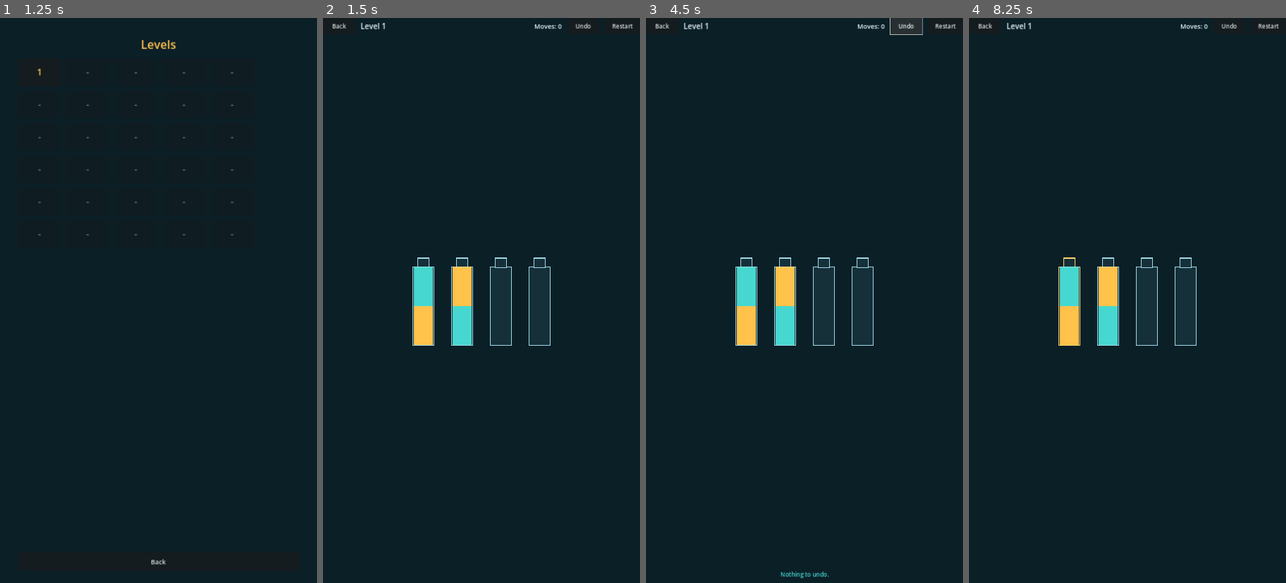
Above: before the commit, frames 1-4 (left to right).
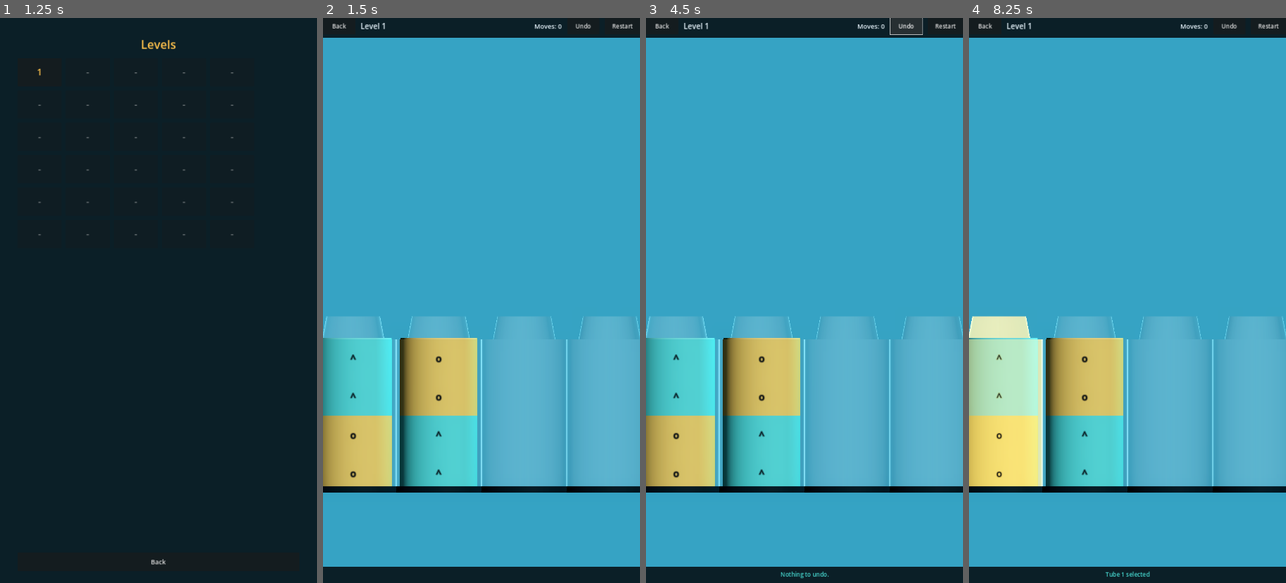
Above: after the commit, the same moments.

Repository: kieronpeters/sort-master
Game: Godot game, scene res://scenes/main.tscn
Two runs of this game, one before a commit and one after it. Both use one fixed random seed, a clock stepped at 60 frames per second and the inputs below.
Inputs (mouse positions are in pixels of both pictures, inside the frame that each line leads up to):
- Up to frame 1 (1.25 s): click "Levels" at 0.5 s
- Up to frame 2 (1.5 s): click "1" at 1.25 s
- Up to frame 3 (4.5 s): click "Restart" at 2 s; click "Restart" at 2.75 s; click "Restart" at 3.5 s; click "Undo" at 4.25 s
- Up to frame 4 (8.25 s): click "Undo" at 5 s; click "Undo" at 5.75 s; click "Back" at 6.5 s; click "Play" at 7.25 s; tap Enter at 8 s; move the mouse to (1070, 300) at 8.02 s; click (1070, 300) at 8.17 s

Frame 1 is identical in both runs. In frame 2, 92% of the frame differs, in the area x 0-100%, y 3-98%; in frame 3, 92%; in frame 4, 93%, in the area x 0-100%, y 3-99%.

Commit message:
feat: 3D vessel board integrated into gameplay behind the 2D HUD

Diff:
--- /dev/null
+++ b/godot/scripts/presentation/board_3d.gd
@@ -0,0 +1,80 @@
+extends Node3D
+
+## 3D board rendered into a SubViewport behind the existing 2D HUD.
+## Rendering only: it holds no puzzle state, it is given a snapshot to draw.
+
+const VesselBuilderScript = preload("res://scripts/presentation/vessel_builder.gd")
+
+# Design space shared with the 2D hit overlay (see main.gd)
+const DESIGN_W := 1080.0
+const DESIGN_H := 900.0
+const VESSEL_PX_W := 132.0
+const GAP_PX := 14.0
+const PX_PER_UNIT := 870.0
+
+var camera: Camera3D
+var _vessels: Node3D
+
+func _ready() -> void:
+	var env := Environment.new()
+	env.background_mode = Environment.BG_COLOR
+	env.background_color = Color("#0B1F27")
+	env.ambient_light_source = Environment.AMBIENT_SOURCE_COLOR
+	env.ambient_light_color = Color("#2E5563")
+	env.ambient_light_energy = 0.16
+	env.glow_enabled = true
+	env.glow_intensity = 0.45
+	env.glow_bloom = 0.10
+	env.glow_hdr_threshold = 1.1
+	env.tonemap_mode = Environment.TONE_MAPPER_FILMIC
+	var world := WorldEnvironment.new()
+	world.environment = env
+	add_child(world)
+
+	var key := DirectionalLight3D.new()
+	key.rotation_degrees = Vector3(-40, 24, 0)
+	key.light_energy = 0.85
+	key.light_color = Color("#EAF7FF")
+	key.shadow_enabled = false
+	add_child(key)
+
+	var rim := OmniLight3D.new()
+	rim.position = Vector3(0.6, 0.7, -0.5)
+	rim.light_energy = 2.0
+	rim.light_color = Color("#7FE9FF")
+	rim.omni_range = 3.0
+	add_child(rim)
+
+	camera = Camera3D.new()
+	camera.projection = Camera3D.PROJECTION_ORTHOGONAL
+	camera.size = DESIGN_H / PX_PER_UNIT
+	camera.position = Vector3(0, 0, 2.0)
+	camera.near = 0.05
+	camera.far = 10.0
+	add_child(camera)
+	camera.current = true
+
+	_vessels = Node3D.new()
+	add_child(_vessels)
+
+## Rebuilds every vessel from a board snapshot.
+func set_board(tubes: Array, capacity: int, selected: int) -> void:
+	if _vessels == null:
+		return
+	for child in _vessels.get_children():
+		child.queue_free()
+
+	var n := tubes.size()
+	if n == 0:
+		return
+	var total_w := n * VESSEL_PX_W + (n - 1) * GAP_PX
+	var start_x := (DESIGN_W - total_w) * 0.5
+	var baseline_y := DESIGN_H * 0.86
+
+	for i in n:
+		var v = VesselBuilderScript.build(tubes[i], capacity, i == selected)
+		var centre_px := start_x + i * (VESSEL_PX_W + GAP_PX) + VESSEL_PX_W * 0.5
+		var x := (centre_px - DESIGN_W * 0.5) / PX_PER_UNIT
+		var y := (DESIGN_H * 0.5 - baseline_y) / PX_PER_UNIT
+		v.position = Vector3(x, y, 0)
+		_vessels.add_child(v)
--- /dev/null
+++ b/godot/scripts/presentation/vessel_builder.gd
@@ -0,0 +1,148 @@
+class_name VesselBuilder
+extends RefCounted
+
+## Builds one 3D vessel from a tube's contents. Shared by the G2 spike and the
+## gameplay board so there is exactly one definition of the look.
+
+const VESSEL_H := 0.30
+const VESSEL_R := 0.085
+const LIQUID_R := 0.076
+const NECK_H := 0.045
+const TOTAL_H := VESSEL_H + NECK_H
+
+const COLOURS := {
+	"A": Color("#FFC24B"),
+	"B": Color("#46D8D0"),
+	"C": Color("#2FA45F"),
+	"D": Color("#4D7BF1"),
+	"E": Color("#D0A2FF"),
+	"F": Color("#F87AA7"),
+}
+const GLYPHS := {"A": "o", "B": "^", "C": "#", "D": "*", "E": "+", "F": "="}
+
+
+static func bands_of(contents: Array, capacity: int) -> float:
+	return float(contents.size()) / float(max(1, capacity))
+
+
+static func build(contents: Array, capacity: int, selected: bool = false) -> Node3D:
+	var root := Node3D.new()
+	var band_h := VESSEL_H / float(capacity)
+
+	for i in contents.size():
+		var colour: Color = COLOURS.get(contents[i], Color.MAGENTA)
+
+		var mesh := CylinderMesh.new()
+		mesh.top_radius = LIQUID_R
+		mesh.bottom_radius = LIQUID_R
+		mesh.height = band_h
+		mesh.radial_segments = 28
+		mesh.rings = 1
+
+		var mi := MeshInstance3D.new()
+		mi.mesh = mesh
+		mi.material_override = _liquid_material(colour)
+		mi.position = Vector3(0, band_h * 0.5 + band_h * i, 0)
+		root.add_child(mi)
+
+		var label := Label3D.new()
+		label.text = GLYPHS.get(contents[i], "?")
+		label.font_size = 44
+		label.pixel_size = 0.00042
+		label.modulate = _ink_for(colour)
+		label.outline_size = 14
+		label.outline_modulate = Color(1, 1, 1, 0.55) if colour.get_luminance() <= 0.55 else Color(0, 0, 0, 0.55)
+		label.position = Vector3(0, band_h * 0.5 + band_h * i, LIQUID_R + 0.012)
+		root.add_child(label)
+
+	if contents.size() > 0:
+		var surface: Color = COLOURS.get(contents[contents.size() - 1], Color.MAGENTA)
+		var disc := CylinderMesh.new()
+		disc.top_radius = LIQUID_R * 0.99
+		disc.bottom_radius = LIQUID_R * 0.99
+		disc.height = 0.004
+		disc.radial_segments = 32
+		var disc_mi := MeshInstance3D.new()
+		disc_mi.mesh = disc
+		var dm := StandardMaterial3D.new()
+		dm.albedo_color = surface.lightened(0.22)
+		dm.roughness = 0.12
+		dm.metallic_specular = 0.9
+		disc_mi.material_override = dm
+		disc_mi.position = Vector3(0, band_h * contents.size() + 0.001, 0)
+		root.add_child(disc_mi)
+
+	var shell := CylinderMesh.new()
+	shell.top_radius = VESSEL_R
+	shell.bottom_radius = VESSEL_R
+	shell.height = VESSEL_H
+	shell.radial_segments = 32
+	shell.rings = 1
+	var glass := MeshInstance3D.new()
+	glass.mesh = shell
+	glass.material_override = _glass_material(selected)
+	glass.position = Vector3(0, VESSEL_H * 0.5, 0)
+	root.add_child(glass)
+
+	var neck_mesh := CylinderMesh.new()
+	neck_mesh.top_radius = VESSEL_R * 0.62
+	neck_mesh.bottom_radius = VESSEL_R * 0.72
+	neck_mesh.height = NECK_H
+	neck_mesh.radial_segments = 28
+	var neck := MeshInstance3D.new()
+	neck.mesh = neck_mesh
+	neck.material_override = _glass_material(selected)
+	neck.position = Vector3(0, VESSEL_H + NECK_H * 0.5, 0)
+	root.add_child(neck)
+
+	var base := CylinderMesh.new()
+	base.top_radius = VESSEL_R * 1.08
+	base.bottom_radius = VESSEL_R * 1.08
+	base.height = 0.012
+	base.radial_segments = 32
+	var base_mi := MeshInstance3D.new()
+	base_mi.mesh = base
+	var bm := StandardMaterial3D.new()
+	bm.albedo_color = Color("#13272F")
+	bm.roughness = 0.35
+	bm.metallic = 0.4
+	base_mi.material_override = bm
+	base_mi.position = Vector3(0, 0.006, 0)
+	root.add_child(base_mi)
+
+	return root
+
+
+static func _glass_material(selected: bool) -> StandardMaterial3D:
+	var m := StandardMaterial3D.new()
+	m.albedo_color = Color(1.0, 0.86, 0.45, 0.34) if selected else Color(0.80, 0.94, 1.0, 0.14)
+	m.transparency = BaseMaterial3D.TRANSPARENCY_ALPHA
+	m.roughness = 0.05
+	m.metallic = 0.0
+	m.metallic_specular = 0.95
+	m.rim_enabled = true
+	m.rim = 1.0 if selected else 0.8
+	m.rim_tint = 0.15 if selected else 0.3
+	m.emission_enabled = selected
+	m.emission = Color("#FFD76A")
+	m.emission_energy_multiplier = 1.1 if selected else 0.0
+	m.cull_mode = BaseMaterial3D.CULL_DISABLED
+	m.shading_mode = BaseMaterial3D.SHADING_MODE_PER_PIXEL
+	m.depth_draw_mode = BaseMaterial3D.DEPTH_DRAW_OPAQUE_ONLY
+	return m
+
+
+static func _liquid_material(colour: Color) -> StandardMaterial3D:
+	var m := StandardMaterial3D.new()
+	m.albedo_color = colour.darkened(0.06)
+	m.emission_enabled = true
+	m.emission = colour.darkened(0.15)
+	m.emission_energy_multiplier = 0.18
+	m.roughness = 0.22
+	m.metallic = 0.0
+	m.metallic_specular = 0.35
+	return m
+
+
+static func _ink_for(colour: Color) -> Color:
+	return Color(0.04, 0.06, 0.08, 0.92) if colour.get_luminance() > 0.55 else Color(1, 1, 1, 0.95)
--- a/godot/scripts/ui/main.gd
+++ b/godot/scripts/ui/main.gd
@@ -5,6 +5,17 @@
 
 const PuzzleStateScript = preload("res://scripts/domain/puzzle_state.gd")
 const VesselViewScript = preload("res://scripts/ui/vessel_view.gd")
+const Board3DScript = preload("res://scripts/presentation/board_3d.gd")
+
+## Rendering switch. Set to false to fall back to the 2D VesselView board.
+const USE_3D := true
+
+# Design space shared with board_3d.gd
+const DESIGN_W := 1080.0
+const VESSEL_PX_W := 132.0
+const GAP_PX := 14.0
+const HIT_TOP := 0.14
+const HIT_BOTTOM := 0.90
 
 const BG := Color("#0B1F27")
 const PANEL := Color("#13272F")
@@ -22,6 +33,9 @@
 
 var screen_root: Control
 var vessels_row: HBoxContainer
+var board_3d: Node3D
+var hit_layer: Control
+var sub_viewport: SubViewport
 var status_label: Label
 var header_label: Label
 var moves_label: Label
@@ -82,6 +96,9 @@
 func _clear_screen() -> void:
 	for child in screen_root.get_children():
 		child.queue_free()
+	board_3d = null
+	hit_layer = null
+	vessels_row = null
 
 func _label(text: String, size: int, colour: Color = TEXT) -> Label:
 	var l := Label.new()
@@ -156,7 +173,7 @@
 		b.add_theme_font_size_override("font_size", 30)
 		if i == unlocked:
 			b.add_theme_color_override("font_color", GOLD)
-		var idx := i
+		var idx: int = i
 		b.pressed.connect(func(): _start_level(idx))
 		grid.add_child(b)
 
@@ -218,13 +235,35 @@
 	holder.size_flags_vertical = Control.SIZE_EXPAND_FILL
 	root.add_child(holder)
 
-	var board_center := CenterContainer.new()
-	board_center.set_anchors_preset(Control.PRESET_FULL_RECT)
-	holder.add_child(board_center)
-	vessels_row = HBoxContainer.new()
-	vessels_row.add_theme_constant_override("separation", 16)
-	vessels_row.alignment = BoxContainer.ALIGNMENT_CENTER
-	board_center.add_child(vessels_row)
+	if USE_3D:
+		var svc := SubViewportContainer.new()
+		svc.set_anchors_preset(Control.PRESET_FULL_RECT)
+		svc.stretch = true
+		holder.add_child(svc)
+
+		sub_viewport = SubViewport.new()
+		sub_viewport.size = Vector2i(int(DESIGN_W), 820)
+		sub_viewport.render_target_update_mode = SubViewport.UPDATE_ALWAYS
+		sub_viewport.transparent_bg = false
+		svc.add_child(sub_viewport)
+
+		board_3d = Board3DScript.new()
+		sub_viewport.add_child(board_3d)
+
+		# transparent hit areas keep the existing tap semantics
+		hit_layer = Control.new()
+		hit_layer.set_anchors_preset(Control.PRESET_FULL_RECT)
+		hit_layer.mouse_filter = Control.MOUSE_FILTER_IGNORE
+		holder.add_child(hit_layer)
+		hit_layer.resized.connect(_layout_hits)
+	else:
+		var board_center := CenterContainer.new()
+		board_center.set_anchors_preset(Control.PRESET_FULL_RECT)
+		holder.add_child(board_center)
+		vessels_row = HBoxContainer.new()
+		vessels_row.add_theme_constant_override("separation", 16)
+		vessels_row.alignment = BoxContainer.ALIGNMENT_CENTER
+		board_center.add_child(vessels_row)
 
 	# status
 	status_label = _label("", 20, ACCENT)
@@ -234,20 +273,59 @@
 	_refresh()
 
 func _refresh() -> void:
-	if vessels_row == null or state == null:
-		return
-	for child in vessels_row.get_children():
-		child.queue_free()
-	for i in state.tube_count():
-		var v = VesselViewScript.new()
-		v.custom_minimum_size = Vector2(116, 300)
-		v.size = Vector2(116, 300)
-		v.setup(i, state.tubes[i], state.capacity)
-		v.selected = (i == selected)
-		v.tapped.connect(_on_vessel_tapped)
-		vessels_row.add_child(v)
+	if state == null:
+		return
+	if USE_3D:
+		if board_3d != null:
+			board_3d.set_board(state.tubes, state.capacity, selected)
+		_layout_hits()
+	elif vessels_row != null:
+		for child in vessels_row.get_children():
+			child.queue_free()
+		for i in state.tube_count():
+			var v = VesselViewScript.new()
+			v.custom_minimum_size = Vector2(116, 300)
+			v.size = Vector2(116, 300)
+			v.setup(i, state.tubes[i], state.capacity)
+			v.selected = (i == selected)
+			v.tapped.connect(_on_vessel_tapped)
+			vessels_row.add_child(v)
 	if moves_label:
 		moves_label.text = "Moves: %d" % moves
+
+## Positions transparent hit areas over the 3D vessels, using the same design
+## space as board_3d.gd so the tap targets line up with what is drawn.
+func _layout_hits() -> void:
+	if hit_layer == null or state == null:
+		return
+	for child in hit_layer.get_children():
+		child.queue_free()
+
+	var n: int = state.tube_count()
+	var w := hit_layer.size.x
+	var h := hit_layer.size.y
+	if n == 0 or w <= 1.0 or h <= 1.0:
+		return
+
+	var total: float = n * VESSEL_PX_W + (n - 1) * GAP_PX
+	var start: float = (DESIGN_W - total) * 0.5
+	var sx := w / DESIGN_W
+
+	for i in n:
+		var hit := Control.new()
+		hit.mouse_filter = Control.MOUSE_FILTER_STOP
+		var centre_x: float = start + i * (VESSEL_PX_W + GAP_PX) + VESSEL_PX_W * 0.5
+		var wpx := (VESSEL_PX_W + GAP_PX) * sx
+		hit.size = Vector2(wpx, h * (HIT_BOTTOM - HIT_TOP))
+		hit.position = Vector2(centre_x * sx - wpx * 0.5, h * HIT_TOP)
+		var idx: int = i
+		hit.gui_input.connect(func(event): _on_hit_input(event, idx))
+		hit_layer.add_child(hit)
+
+func _on_hit_input(event: InputEvent, index: int) -> void:
+	if event is InputEventMouseButton and event.button_index == MOUSE_BUTTON_LEFT and event.pressed:
+		_on_vessel_tapped(index)
+		accept_event()
 
 func _on_vessel_tapped(index: int) -> void:
 	if state == null:
@@ -257,11 +335,13 @@
 			_status("Pick a tube with liquid in it.")
 			return
 		selected = index
+		_status("Tube %d selected" % (index + 1))
 		_refresh()
 		return
 
 	if index == selected:
 		selected = -1
+		_status("")
 		_refresh()
 		return
 
@@ -270,6 +350,7 @@
 		state.apply_move(selected, index)
 		moves += 1
 		selected = -1
+		_status("")
 		_refresh()
 		if state.is_won():
 			_on_win()
Not shown, added: docs/g2-integration.md
